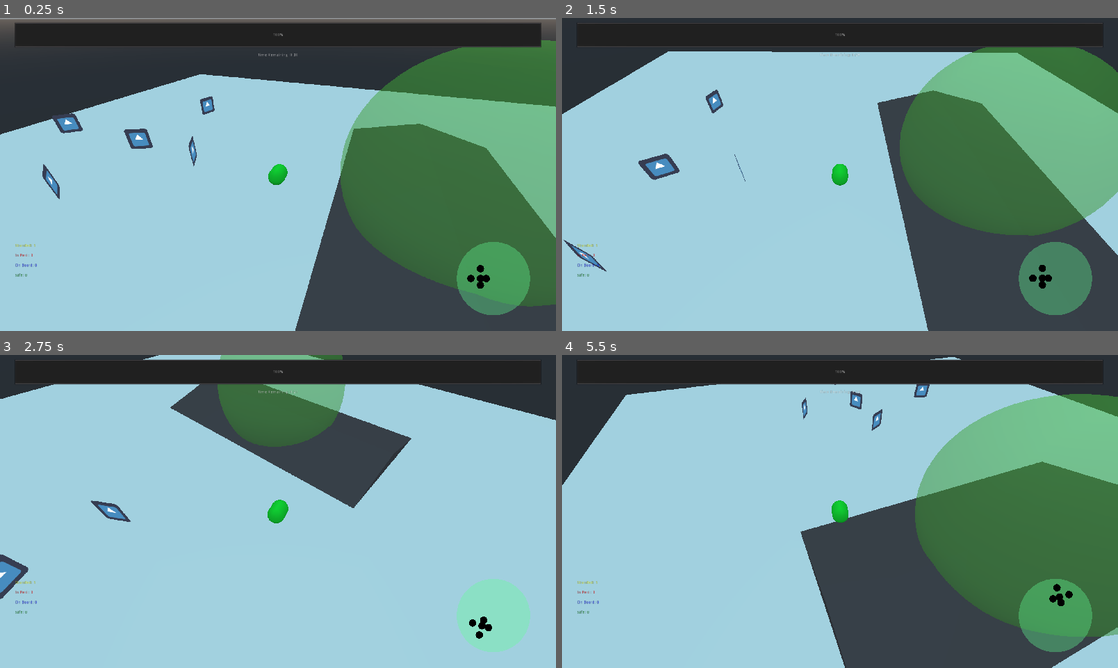
Above: before the commit, frames 1-4 (two rows, left to right).
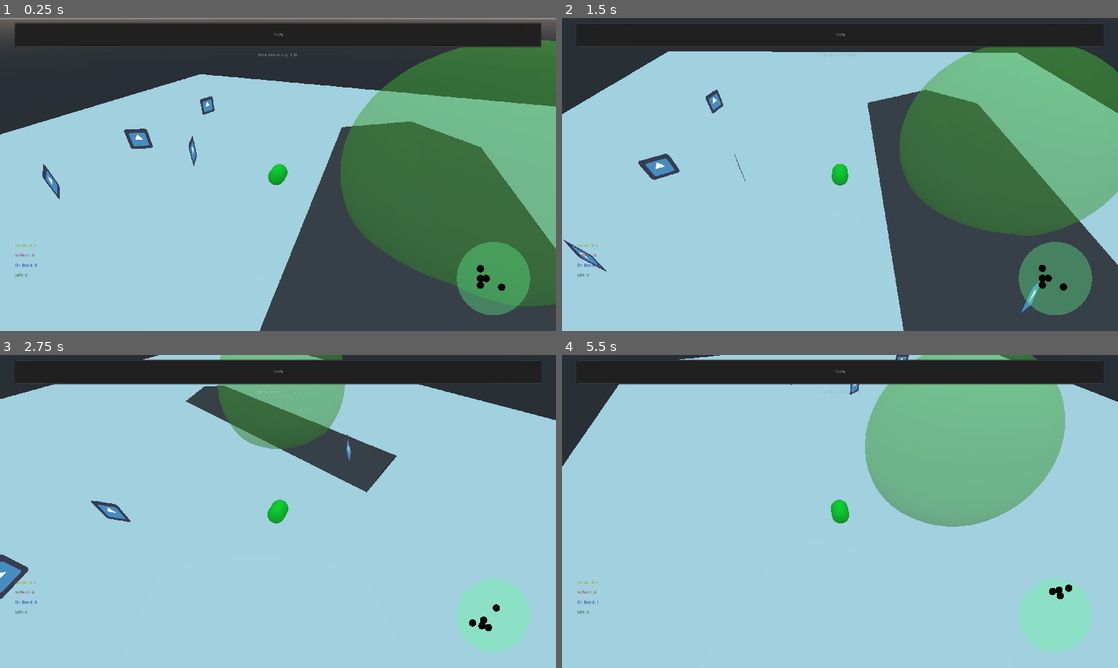
Above: after the commit, the same moments.

Repository: anthonyfinch/ld49
Game: Godot game, scene res://src/levels/Level1.tscn
Two runs of this game, one before a commit and one after it. Both use one fixed random seed, a clock stepped at 60 frames per second and the inputs below. This scene is started directly instead of the project's main scene. The engine's default icon, where the game draws it, is replaced by a stand-in: a white triangle on a blue panel in a dark square.
Inputs:
- Up to frame 1 (0.25 s): no input
- Up to frame 2 (1.5 s): hold D (steer_right) 0.53-1.28 s; hold S (brake) from 1.28 s (still down)
- Up to frame 3 (2.75 s): release S (brake) at 2.03 s; hold D (steer_right) from 2.03 s (still down)
- Up to frame 4 (5.5 s): release D (steer_right) at 2.78 s; hold W (accelerate) 2.78-3.53 s; hold A (steer_left) 3.53-5.03 s; hold S (brake) from 5.03 s (still down)

The runs differ from the first frame. In frame 1, 3.8% of the frame differs, in the area x 5-100%, y 30-100%; in frame 2, 3.2%; in frame 3, 4.1%; in frame 4, 41%, in the area x 0-100%, y 0-100%.
Error after the commit: Invalid get index 'EASE_LINEAR' (on base: 'GDScriptNativeClass'). (res://src/islands/Islands.gd:16)

Commit message:
looping at time up, and shaking,sinking islands

Diff:
--- a/src/Game.gd
+++ b/src/Game.gd
@@ -1,12 +1,11 @@
 extends Control
 
 
-export (float) var time_limit = 60.0 * 3.0
 
 var _state = preload("res://src/GameState.tres")
 
 func _ready():
-	_state.time = time_limit
+	_state.time = _state.time_limit
 
 
 func _process(delta):
--- a/src/GameState.gd
+++ b/src/GameState.gd
@@ -2,6 +2,8 @@
 
 signal counts_updated
 signal time_up
+
+export (float) var time_limit = 60.0 * 3.0
 
 var player = null
 var people = null
--- a/src/GameState.tres
+++ b/src/GameState.tres
@@ -4,3 +4,4 @@
 
 [resource]
 script = ExtResource( 1 )
+time_limit = 30.0
--- a/src/Radar.gd
+++ b/src/Radar.gd
@@ -36,7 +36,6 @@
 
 
 func _draw():
-	# background circle
 	draw_circle(_center, _radius, bg_color)
 
 	for person in _people:
--- /dev/null
+++ b/src/islands/Island.gd
@@ -0,0 +1,30 @@
+extends Spatial
+
+export (float) var shake = 1.0
+
+onready var _mesh = $Mesh
+
+var _tween
+var _sinking = false
+
+
+func _ready():
+	_tween = Tween.new()
+	_tween.playback_process_mode = Tween.TWEEN_PROCESS_PHYSICS
+	add_child(_tween)
+	sink()
+
+
+func sink():
+	var start = translation.y
+	_tween.interpolate_property(self, "translation:y", start, start - 10, 6.0, Tween.TRANS_LINEAR, Tween.EASE_IN, 2.0)
+	_sinking = true
+	_tween.start()
+
+
+func _process(delta):
+	if _sinking:
+		var x_off = randf() * shake
+		var y_off = randf() * shake
+		_mesh.translation.x = x_off
+		_mesh.translation.y = y_off
--- /dev/null
+++ b/src/islands/Islands.gd
@@ -0,0 +1,16 @@
+extends Spatial
+
+
+export (float) var start_timeout = 10.0
+export (float) var end_timeout = 4.0
+
+var _timeout = 0.0
+var _tween
+var _timer
+var _state = preload("res://src/GameState.tres")
+
+
+func _ready():
+	_tween = Tween.new()
+	add_child(_tween)
+	_tween.interpolate_property(self, "_timeout", start_timeout, end_timeout, _state.time_limit, Tween.EASE_LINEAR, Tween.EASE_IN)
--- a/src/levels/Level1.tscn
+++ b/src/levels/Level1.tscn
@@ -10,6 +10,11 @@
 [ext_resource path="res://src/Game.gd" type="Script" id=8]
 [ext_resource path="res://src/safepoint/SafePoint.gd" type="Script" id=9]
 [ext_resource path="res://src/ui/PeopleCounts.gd" type="Script" id=10]
+[ext_resource path="res://src/ui/RestartLevelButton.gd" type="Script" id=11]
+[ext_resource path="res://src/ui/TimeUp.gd" type="Script" id=12]
+[ext_resource path="res://src/ui/LevelEndLabel.gd" type="Script" id=13]
+[ext_resource path="res://src/islands/Island.gd" type="Script" id=14]
+[ext_resource path="res://src/islands/Islands.gd" type="Script" id=15]
 
 [sub_resource type="ViewportTexture" id=1]
 viewport_path = NodePath("CenterContainer/TextureRect/Viewport")
@@ -22,15 +27,6 @@
 
 [sub_resource type="BoxShape" id=4]
 extents = Vector3( 50, 50, 50 )
-
-[sub_resource type="PrismMesh" id=5]
-size = Vector3( 40, 5, 40 )
-
-[sub_resource type="SpatialMaterial" id=6]
-albedo_color = Color( 0.337255, 0.305882, 0.305882, 1 )
-
-[sub_resource type="ConcavePolygonShape" id=7]
-data = PoolVector3Array( 0, 2.5, 20, 20, -2.5, 20, -20, -2.5, 20, 0, 2.5, -20, -20, -2.5, -20, 20, -2.5, -20, 0, 2.5, 20, 0, 2.5, -20, 20, -2.5, 20, 0, 2.5, -20, 20, -2.5, -20, 20, -2.5, 20, 0, 2.5, -20, 0, 2.5, 20, -20, -2.5, -20, 0, 2.5, 20, -20, -2.5, 20, -20, -2.5, -20, -20, -2.5, 20, 20, -2.5, 20, -20, -2.5, -20, 20, -2.5, 20, 20, -2.5, -20, -20, -2.5, -20 )
 
 [sub_resource type="SphereShape" id=8]
 radius = 10.0
@@ -43,6 +39,17 @@
 flags_transparent = true
 albedo_color = Color( 0.439216, 0.921569, 0.262745, 0.490196 )
 
+[sub_resource type="ConcavePolygonShape" id=7]
+data = PoolVector3Array( 0, 2.5, 20, 20, -2.5, 20, -20, -2.5, 20, 0, 2.5, -20, -20, -2.5, -20, 20, -2.5, -20, 0, 2.5, 20, 0, 2.5, -20, 20, -2.5, 20, 0, 2.5, -20, 20, -2.5, -20, 20, -2.5, 20, 0, 2.5, -20, 0, 2.5, 20, -20, -2.5, -20, 0, 2.5, 20, -20, -2.5, 20, -20, -2.5, -20, -20, -2.5, 20, 20, -2.5, 20, -20, -2.5, -20, 20, -2.5, 20, 20, -2.5, -20, -20, -2.5, -20 )
+
+[sub_resource type="PrismMesh" id=5]
+size = Vector3( 40, 5, 40 )
+
+[sub_resource type="SpatialMaterial" id=6]
+albedo_color = Color( 0.337255, 0.305882, 0.305882, 1 )
+
+[sub_resource type="ShortCut" id=11]
+
 [node name="Game" type="Control"]
 anchor_right = 1.0
 anchor_bottom = 1.0
@@ -50,7 +57,6 @@
 __meta__ = {
 "_edit_use_anchors_": false
 }
-time_limit = 30.0
 
 [node name="CenterContainer" type="CenterContainer" parent="."]
 anchor_right = 1.0
@@ -97,16 +103,6 @@
 target_path = NodePath("../../../../../../Game/CenterContainer/TextureRect/Viewport/Level1/SuperVehicle/Mesh")
 offset = Vector3( 0, 20, 20 )
 
-[node name="Island" type="MeshInstance" parent="CenterContainer/TextureRect/Viewport/Level1"]
-transform = Transform( 1, 0, 0, 0, 1, 0, 0, 0, 1, 17, 0, 0 )
-mesh = SubResource( 5 )
-material/0 = SubResource( 6 )
-
-[node name="StaticBody" type="StaticBody" parent="CenterContainer/TextureRect/Viewport/Level1/Island"]
-
-[node name="CollisionShape" type="CollisionShape" parent="CenterContainer/TextureRect/Viewport/Level1/Island/StaticBody"]
-shape = SubResource( 7 )
-
 [node name="People" type="Spatial" parent="CenterContainer/TextureRect/Viewport/Level1"]
 script = ExtResource( 5 )
 
@@ -123,7 +119,7 @@
 transform = Transform( 0.258819, 0, 0.965926, 0, 1, 0, -0.965926, 0, 0.258819, -22.5, 0.2, -17 )
 
 [node name="Person5" parent="CenterContainer/TextureRect/Viewport/Level1/People" instance=ExtResource( 3 )]
-transform = Transform( 0.707107, 0, 0.707107, 0, 1, 0, -0.707107, 0, 0.707107, -39, 0.2, 0 )
+transform = Transform( 0.707107, 0, 0.707107, 0, 1, 0, -0.707107, 0, 0.707107, 14, 3.25, 15 )
 
 [node name="SafePoint" type="Spatial" parent="CenterContainer/TextureRect/Viewport/Level1"]
 transform = Transform( 1, 0, 0, 0, 1, 0, 0, 0, 1, 17, 5.5, 0 )
@@ -137,6 +133,25 @@
 [node name="MeshInstance" type="MeshInstance" parent="CenterContainer/TextureRect/Viewport/Level1/SafePoint"]
 mesh = SubResource( 9 )
 material/0 = SubResource( 10 )
+
+[node name="Islands" type="Spatial" parent="CenterContainer/TextureRect/Viewport/Level1"]
+script = ExtResource( 15 )
+
+[node name=" Island" type="Spatial" parent="CenterContainer/TextureRect/Viewport/Level1/Islands"]
+transform = Transform( 1, 0, 0, 0, 1, 0, 0, 0, 1, 15.5, 0, 0 )
+script = ExtResource( 14 )
+shake = 0.2
+
+[node name="StaticBody" type="StaticBody" parent="CenterContainer/TextureRect/Viewport/Level1/Islands/ Island"]
+collision_layer = 8
+collision_mask = 0
+
+[node name="CollisionShape" type="CollisionShape" parent="CenterContainer/TextureRect/Viewport/Level1/Islands/ Island/StaticBody"]
+shape = SubResource( 7 )
+
+[node name="Mesh" type="MeshInstance" parent="CenterContainer/TextureRect/Viewport/Level1/Islands/ Island"]
+mesh = SubResource( 5 )
+material/0 = SubResource( 6 )
 
 [node name="Radar" type="Control" parent="."]
 anchor_left = 1.0
@@ -215,7 +230,7 @@
 margin_bottom = 30.0
 size_flags_horizontal = 3
 bbcode_enabled = true
-bbcode_text = "[center][color=yellow]Stranded: 3[/color]
+bbcode_text = "[color=yellow]Stranded: 3[/color]
 "
 text = "Stranded: 3
 "
@@ -257,4 +272,49 @@
 "
 fit_content_height = true
 
+[node name="TimeUp" type="MarginContainer" parent="."]
+visible = false
+anchor_right = 1.0
+anchor_bottom = 1.0
+custom_constants/margin_right = 100
+custom_constants/margin_top = 200
+custom_constants/margin_left = 100
+custom_constants/margin_bottom = 200
+script = ExtResource( 12 )
+__meta__ = {
+"_edit_use_anchors_": false
+}
+
+[node name="PanelContainer" type="PanelContainer" parent="TimeUp"]
+margin_left = 100.0
+margin_top = 200.0
+margin_right = 1820.0
+margin_bottom = 880.0
+
+[node name="CenterContainer" type="CenterContainer" parent="TimeUp/PanelContainer"]
+margin_left = 7.0
+margin_top = 7.0
+margin_right = 1713.0
+margin_bottom = 673.0
+
+[node name="VBoxContainer" type="VBoxContainer" parent="TimeUp/PanelContainer/CenterContainer"]
+margin_left = 781.0
+margin_top = 314.0
+margin_right = 925.0
+margin_bottom = 352.0
+
+[node name="Label" type="Label" parent="TimeUp/PanelContainer/CenterContainer/VBoxContainer"]
+margin_right = 144.0
+margin_bottom = 14.0
+text = "Time Up: You rescued "
+script = ExtResource( 13 )
+
+[node name="Button" type="Button" parent="TimeUp/PanelContainer/CenterContainer/VBoxContainer"]
+margin_top = 18.0
+margin_right = 144.0
+margin_bottom = 38.0
+shortcut = SubResource( 11 )
+text = "Restart"
+script = ExtResource( 11 )
+
 [editable path="CenterContainer/TextureRect/Viewport/Level1/SuperVehicle"]
--- a/src/people/People.gd
+++ b/src/people/People.gd
@@ -7,7 +7,12 @@
 	_state.people = self
 	for person in get_children():
 		person.connect("person_collected", self, "_on_person_collected")
+		person.connect("fell_in_sea", self, "_on_person_in_sea")
 
 
 func _on_person_collected(person):
 	_state.collect_person()
+
+
+func _on_person_in_sea(person):
+	_state.emit_signal("counts_updated")
--- a/src/people/Person.gd
+++ b/src/people/Person.gd
@@ -2,13 +2,17 @@
 
 
 signal person_collected(person)
+signal fell_in_sea(person)
 
 
-onready var detector = $PlayerDetector
+onready var _detector = $PlayerDetector
+onready var _ray = $Ray
+
+var _in_sea = false
 
 
 func _ready():
-	detector.connect("body_entered", self, "_on_player_entered")
+	_detector.connect("body_entered", self, "_on_player_entered")
 	connect("tree_exited", self, "_on_remove")
 
 
@@ -18,3 +22,15 @@
 
 func _on_remove():
 	emit_signal("person_collected", self)
+
+
+func _physics_process(delta):
+	var in_sea = _ray.is_colliding()
+	if not _in_sea and in_sea:
+		emit_signal("fell_in_sea")
+
+	_in_sea = in_sea
+
+
+func in_peril():
+	return _in_sea
--- a/src/people/Person.tscn
+++ b/src/people/Person.tscn
@@ -3,20 +3,21 @@
 [ext_resource path="res://icon.png" type="Texture" id=1]
 [ext_resource path="res://src/people/Person.gd" type="Script" id=2]
 
-[sub_resource type="BoxShape" id=7]
+[sub_resource type="BoxShape" id=1]
 extents = Vector3( 1, 0.2, 1 )
 
-[sub_resource type="CylinderShape" id=8]
+[sub_resource type="CylinderShape" id=2]
 radius = 2.0
 height = 4.0
 
 [node name="Person1" type="RigidBody"]
 transform = Transform( 1, 0, 0, 0, 1, 0, 0, 0, 1, -22.5, 0.2, 0 )
 collision_layer = 4
+collision_mask = 9
 script = ExtResource( 2 )
 
 [node name="CollisionShape" type="CollisionShape" parent="."]
-shape = SubResource( 7 )
+shape = SubResource( 1 )
 
 [node name="Sprite3D" type="Sprite3D" parent="."]
 transform = Transform( 1, 0, 0, 0, 1, 0, 0, 0, 1, 0, 1.5, 0 )
@@ -29,4 +30,7 @@
 collision_mask = 2
 
 [node name="CollisionShape" type="CollisionShape" parent="PlayerDetector"]
-shape = SubResource( 8 )
+shape = SubResource( 2 )
+
+[node name="Ray" type="RayCast" parent="."]
+enabled = true
--- a/src/supervehicle/SuperVehicle.tscn
+++ b/src/supervehicle/SuperVehicle.tscn
@@ -27,6 +27,7 @@
 
 [node name="Body" type="RigidBody" parent="."]
 collision_layer = 2
+collision_mask = 9
 physics_material_override = SubResource( 3 )
 gravity_scale = 10.0
 angular_damp = 5.0
--- /dev/null
+++ b/src/ui/LevelEndLabel.gd
@@ -0,0 +1,17 @@
+extends Label
+
+
+var _state = preload("res://src/GameState.tres")
+
+
+func _ready():
+	_state.connect("time_up", self, "_update_label")
+
+
+func _update_label():
+	var safe = _state.safe
+	var unsafe = _state.on_board + _state.died
+	if _state.people:
+		unsafe += _state.people.get_children().size()
+	var total = unsafe + safe
+	text = "Time's up! You rescued: %s out of %s people." % [safe, total]
--- a/src/ui/PeopleCounts.gd
+++ b/src/ui/PeopleCounts.gd
@@ -4,6 +4,10 @@
 onready var _in_peril = $InPeril
 onready var _on_board = $OnBoard
 onready var _safe = $Safe
+
+
+var _stranded_count = 0
+var _peril_count = 0
 
 var _state = preload("res://src/GameState.tres")
 
@@ -13,11 +17,29 @@
 	_update_counts()
 
 
+func _process(_delta):
+	if _state.people:
+		var stranded = 0
+		var in_peril = 0
+		for person in _state.people.get_children():
+			if person.in_peril():
+				in_peril += 1
+			else:
+				stranded += 1
+
+
+		if stranded != _stranded_count:
+			var p_template = "[color=yellow]Stranded: %s[/color]\n"
+			_stranded.bbcode_text = p_template % stranded
+			_stranded_count = stranded
+
+		if in_peril != _peril_count:
+			var i_template = "[color=red]In Peril!: %s[/color]\n"
+			_in_peril.bbcode_text = i_template % in_peril
+			_peril_count = in_peril
+
+
 func _update_counts():
-	if _state.people:
-		var p_template = "[color=yellow]Stranded: %s[/color]\n"
-		_stranded.bbcode_text = p_template % _state.people.get_children().size()
-
 	var b_template = "[color=blue]On Board: %s[/color]\n"
 	_on_board.bbcode_text = b_template % _state.on_board
 
--- /dev/null
+++ b/src/ui/RestartLevelButton.gd
@@ -0,0 +1,12 @@
+extends Button
+
+
+var _state = preload("res://src/GameState.tres")
+
+
+func _ready():
+	connect("pressed", self, "_on_press")
+
+
+func _on_press():
+	get_tree().reload_current_scene()
--- /dev/null
+++ b/src/ui/TimeUp.gd
@@ -0,0 +1,12 @@
+extends MarginContainer
+
+
+var _state = preload("res://src/GameState.tres")
+
+
+func _ready():
+	_state.connect("time_up", self, "_show")
+
+
+func _show():
+	visible = true
Not shown: 1 places in src/levels/Level1.tscn that only renumber resources
